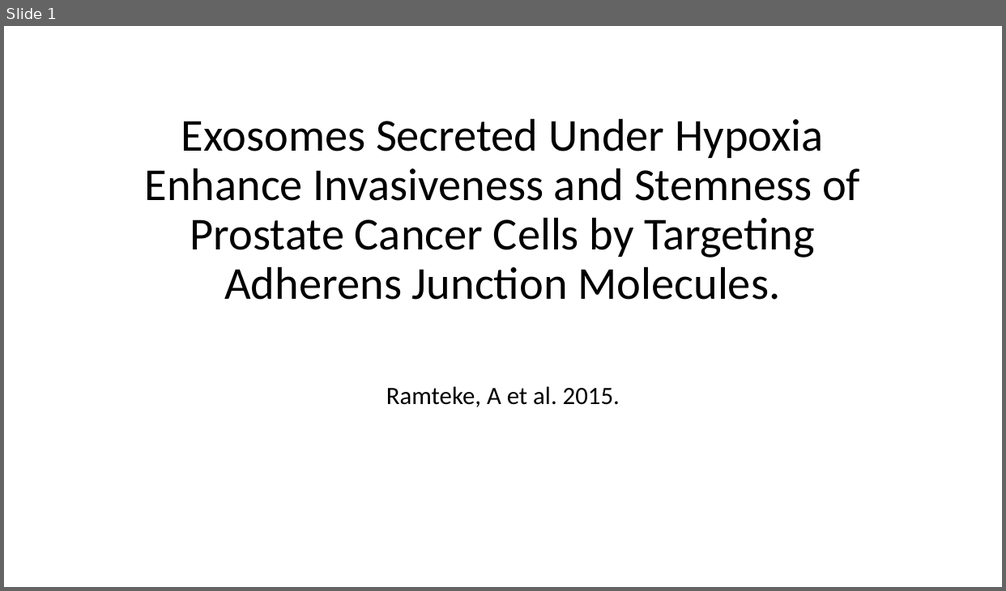
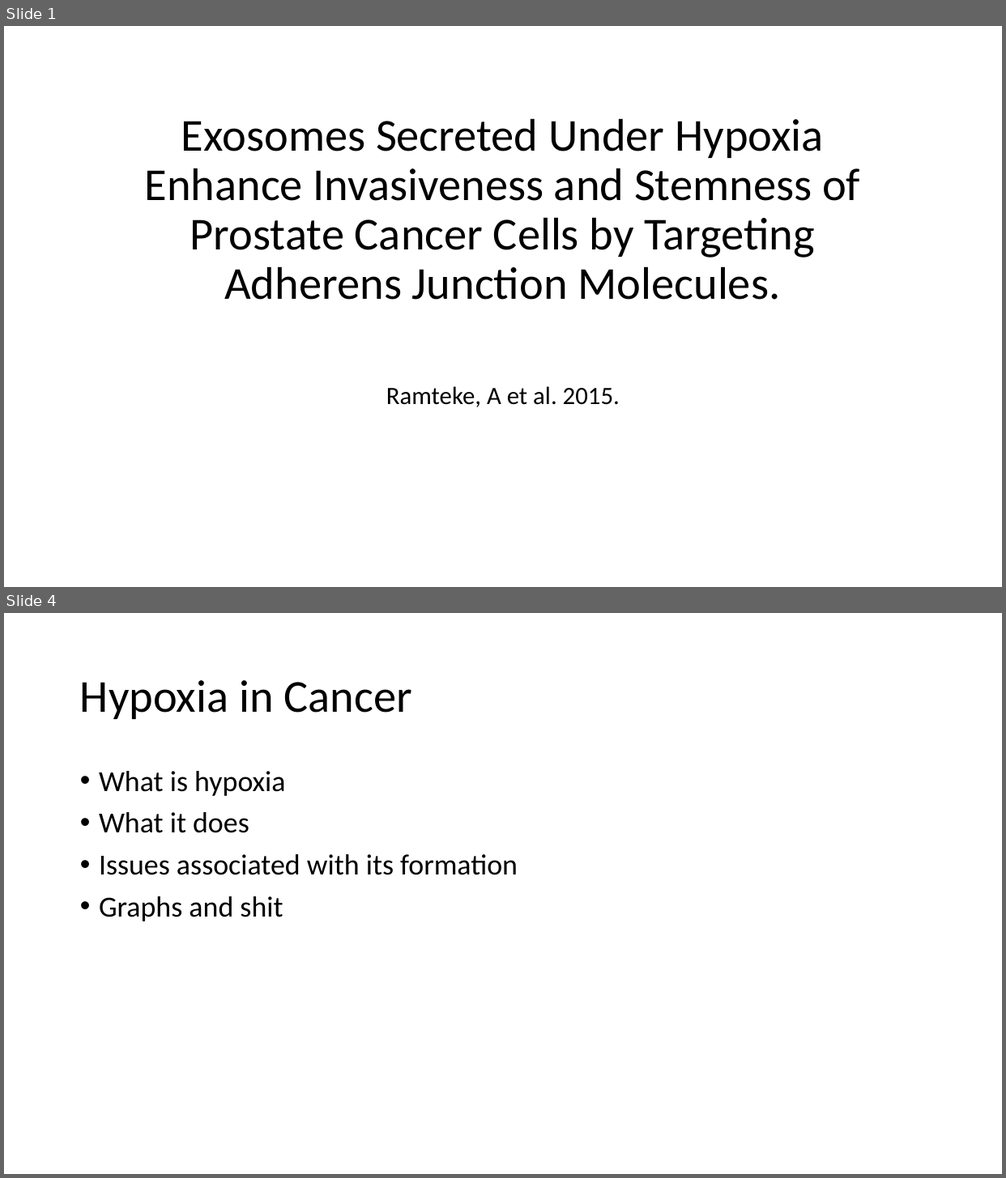
Before and after one commit to HarleyRobinson/Honours2, a slide deck: BackgroundInfo/JCslides.pptx. Shown one above the other, each under a label of ours: slide 1 before the commit, slides 1 and 4 after it; the slides between them are not shown. The pictures are 1006x591 and 1006x1178 pixels, drawn with LibreOffice and Linux fonts; fonts in the diff are those of the drawing. Boxes give left, top, right and bottom in pixels: in the first picture for what was removed or moved away, otherwise in the second. Text is boxed around its words. In the diff, an @@ line names an element or a change of style, - is before the commit and + after.

```diff
--- a/BackgroundInfo/JCslides.pptx
+++ b/BackgroundInfo/JCslides.pptx
@@ slide 4 added at (4,613,1002,1174), background #FFFFFF @@
@@ title added at (80,680,412,719), 44 pt, text #000000 @@
+Hypoxia in Cancer
@@ text added at (99,771,518,922), 28 pt, text #000000 @@
+• What is hypoxia
+• What it does
+• Issues associated with its formation
+• Graphs and shit
```
Also in this commit, not shown: 12 other slides added, 6 slides removed, 11 other files.
